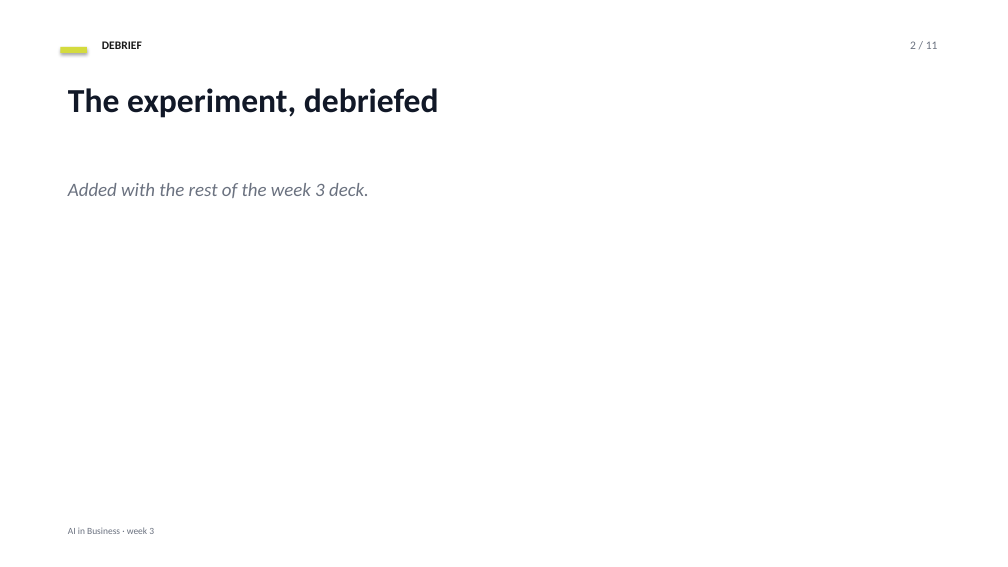
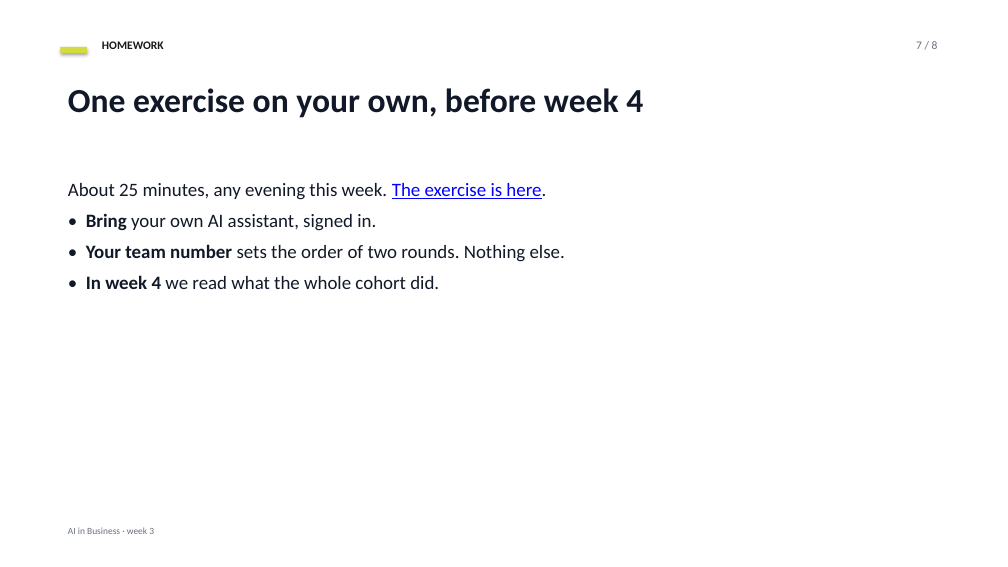
Before and after one commit to datadrivendecisions/ai-in-business, a slide deck: slide 7 of project-documentation/slides/week-03-deck.pptx (slide 2 before the commit). Drawn at 1008x567 pixels with LibreOffice and Linux fonts; fonts in the diff are those of the drawing. Boxes give left, top, right and bottom in pixels: in the first picture for what was removed or moved away, otherwise in the second. Text is boxed around its words. In the diff, an @@ line names an element or a change of style, - is before the commit and + after.

```diff
--- a/project-documentation/slides/week-03-deck.pptx
+++ b/project-documentation/slides/week-03-deck.pptx
@@ text at (102, 41, 164, 49): text changed @@
-DEBRIEF
+HOMEWORK
@@ text at (916, 41, 938, 49): text changed @@
-2 / 11
+7 / 8
@@ text at (68, 88, 643, 118): text changed @@
-The experiment, debriefed
+One exercise on your own, before week 4
@@ text at (68, 183, 565, 289): text changed; text colour #6B7280 to #111827; italic off @@
-Added with the rest of the week 3 deck.
+About 25 minutes, any evening this week. The exercise is here.
+• Bring your own AI assistant, signed in.
+• Your team number sets the order of two rounds. Nothing else.
+• In week 4 we read what the whole cohort did.
```
Also in this commit, not shown: 7 other slides changed, 3 slides removed, 8 other files.
